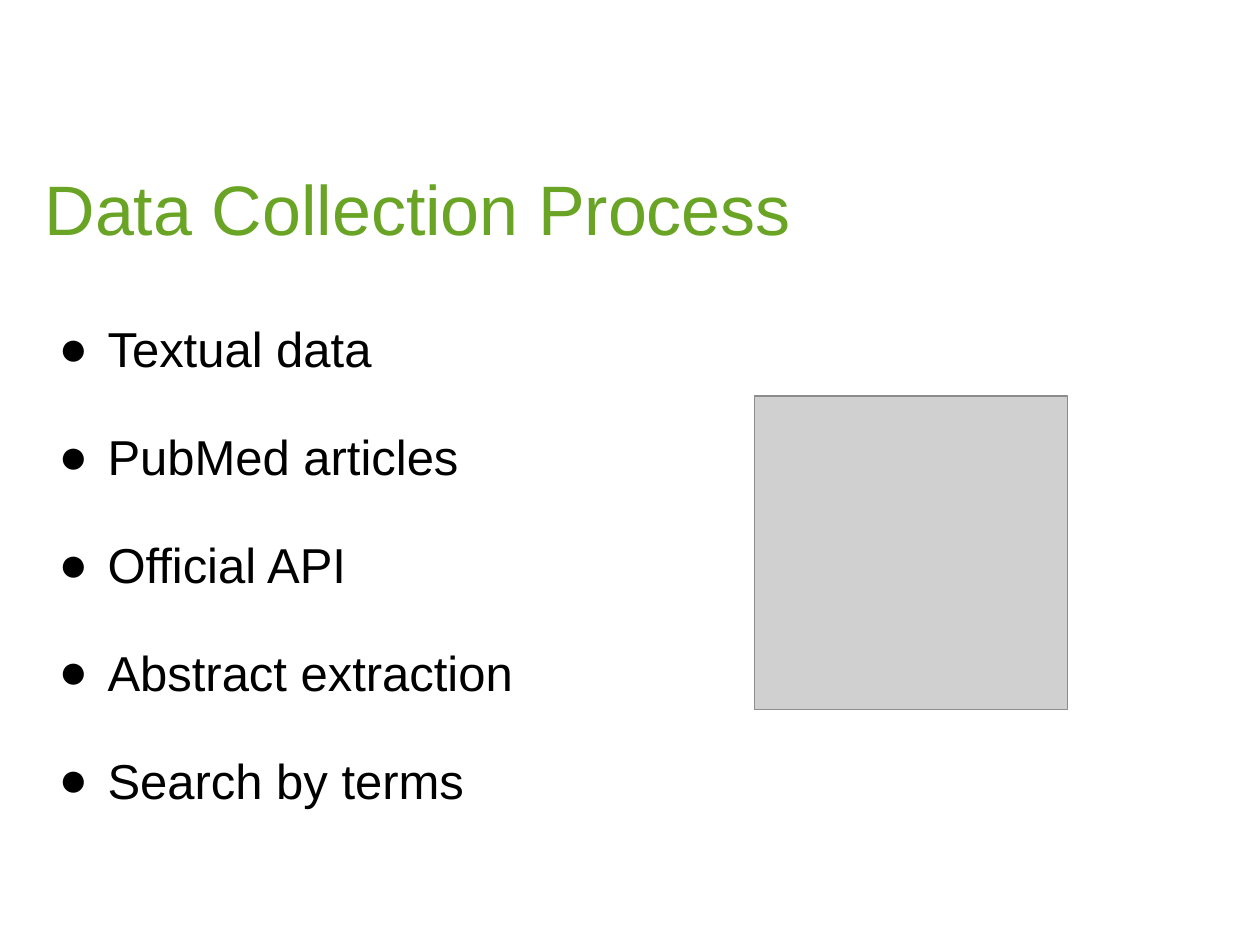
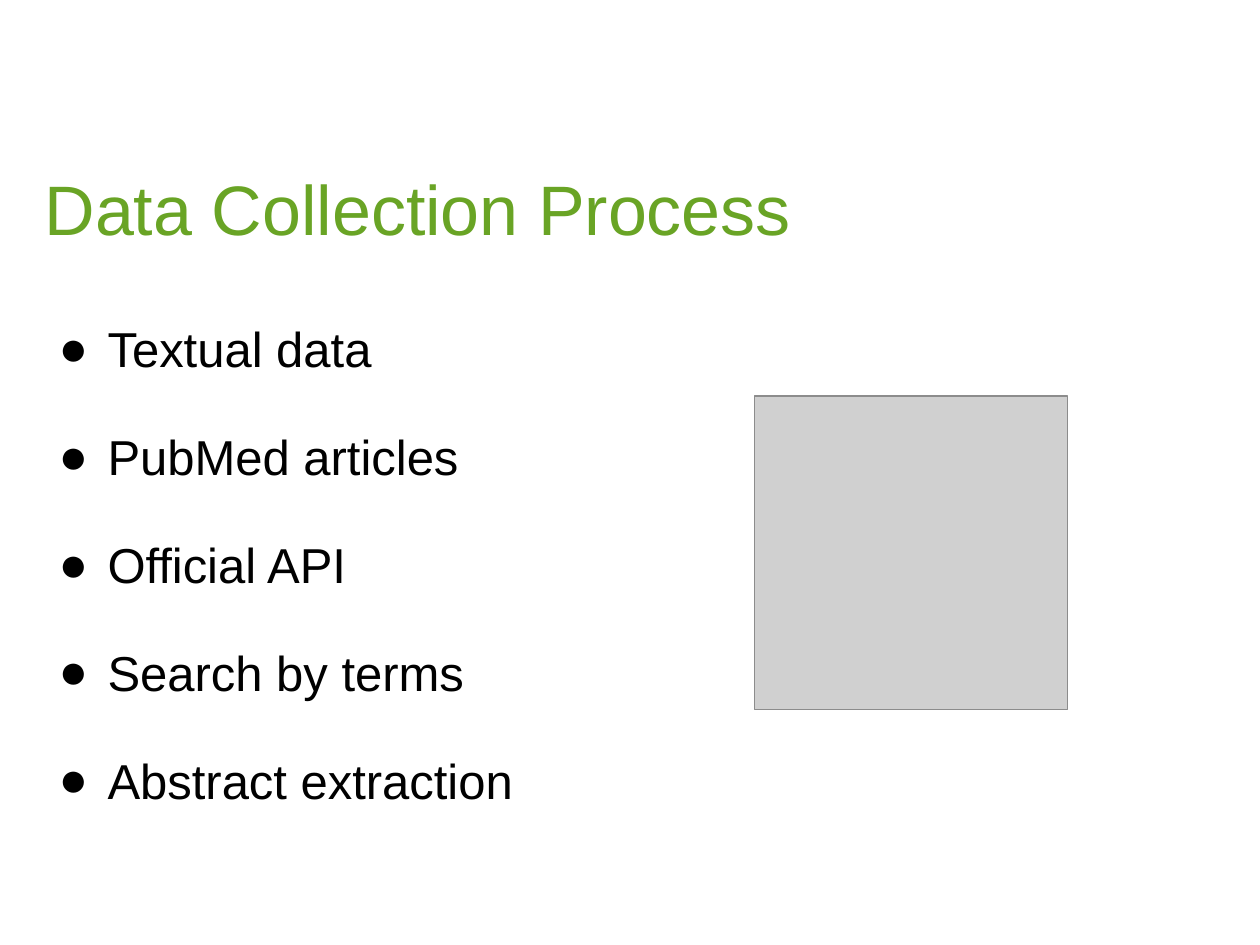
Before and after one commit to Pikerozzo/causal-llms, a slide deck: slide 14 of project report/PRES_PIQUE.pptx (slide 10 before the commit). Drawn at 1260x945 pixels with LibreOffice and Linux fonts; fonts in the diff are those of the drawing; grey boxes stand for pictures; background and template pictures are left out. Boxes give left, top, right and bottom in pixels: in the first picture for what was removed or moved away, otherwise in the second. Text is boxed around its words. In the diff, an @@ line names an element or a change of style, - is before the commit and + after.

```diff
--- a/project report/PRES_PIQUE.pptx
+++ b/project report/PRES_PIQUE.pptx
@@ text at (108, 655, 464, 701): paragraph added @@
+● Search by terms
@@ text at (108, 763, 464, 809): paragraph removed @@
-● Search by terms
```
Also in this commit, not shown: 10 other slides changed, 10 slides added, 8 slides removed, 2 other files.
